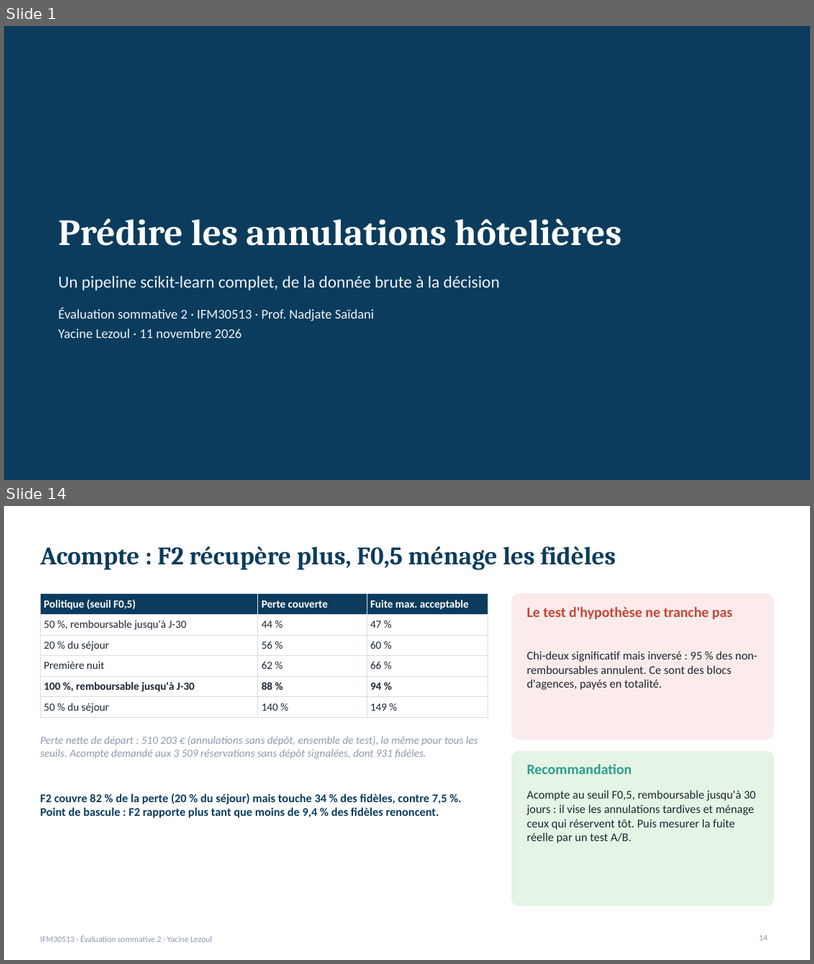
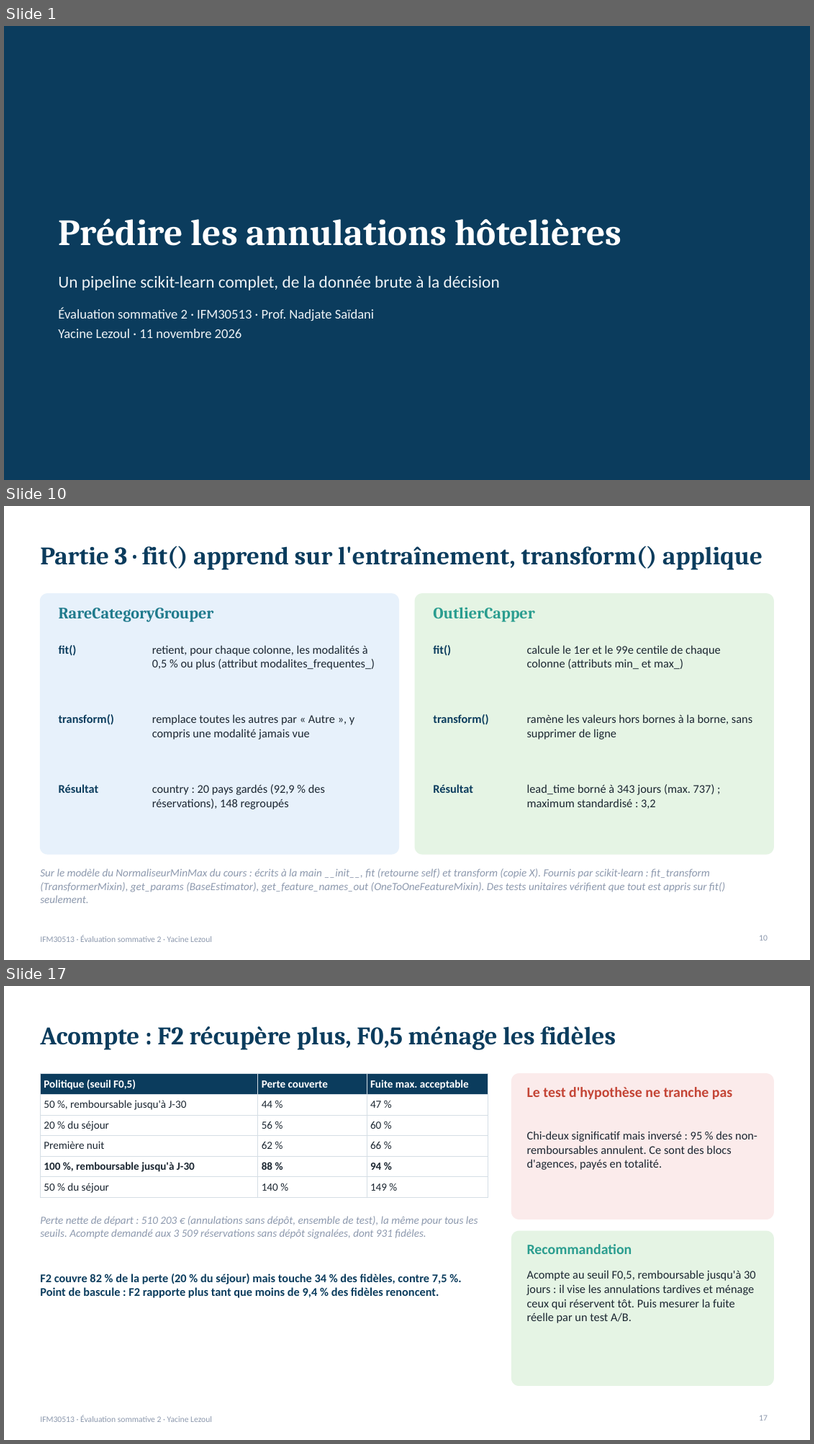
Before and after one commit to lezoul/hotel-cancellation-pipeline, a slide deck: reports/presentation_annulations.pptx. Shown one above the other, each under a label of ours: slides 1 and 14 before the commit, slides 1, 10 and 17 after it; the slides between them are not shown. The pictures are 814x964 and 814x1444 pixels, drawn with LibreOffice and Linux fonts; fonts in the diff are those of the drawing. Boxes give left, top, right and bottom in pixels: in the first picture for what was removed or moved away, otherwise in the second. Text is boxed around its words. In the diff, an @@ line names an element or a change of style, - is before the commit and + after.

```diff
--- a/reports/presentation_annulations.pptx
+++ b/reports/presentation_annulations.pptx
@@ slide 10 added at (4,506,810,960), background #FFFFFF; not listed: 1 template element that a slide beside it also shows @@
@@ title added at (40,546,763,569), 30 pt, text #0B3C5D, bold @@
+Partie 3 · fit() apprend sur l'entraînement, transform() applique
@@ rounded rectangle added at (40,594,399,854), fill #E7F1FB, outline #E7F1FB 1 pt @@
@@ text added at (59,608,214,622), 19 pt, text #1F7A8C, bold @@
+RareCategoryGrouper
@@ rounded rectangle added at (415,594,774,854), fill #E5F4E4, outline #E5F4E4 1 pt @@
@@ text added at (433,607,535,622), 19 pt, text #2A9D8F, bold @@
+OutlierCapper
@@ text added at (59,645,77,656), 14 pt, text #0B3C5D, bold @@
+fit()
@@ text added at (152,645,375,669), 14 pt, text #1B2631 @@
+retient, pour chaque colonne, les modalités à 0,5 % ou plus (attribut modalites_frequentes_)
@@ text added at (433,645,451,656), 14 pt, text #0B3C5D, bold @@
+fit()
@@ text added at (527,645,721,669), 14 pt, text #1B2631 @@
+calcule le 1er et le 99e centile de chaque colonne (attributs min_ et max_)
@@ text added at (59,714,114,725), 14 pt, text #0B3C5D, bold @@
+transform()
@@ text added at (152,714,355,739), 14 pt, text #1B2631 @@
+remplace toutes les autres par « Autre », y compris une modalité jamais vue
@@ text added at (433,714,489,725), 14 pt, text #0B3C5D, bold @@
+transform()
@@ text added at (527,714,753,739), 14 pt, text #1B2631 @@
+ramène les valeurs hors bornes à la borne, sans supprimer de ligne
@@ text added at (59,784,99,793), 14 pt, text #0B3C5D, bold @@
+Résultat
@@ text added at (152,784,325,809), 14 pt, text #1B2631 @@
+country : 20 pays gardés (92,9 % des réservations), 148 regroupés
@@ text added at (433,784,473,793), 14 pt, text #0B3C5D, bold @@
+Résultat
@@ text added at (527,784,715,808), 14 pt, text #1B2631 @@
+lead_time borné à 343 jours (max. 737) ; maximum standardisé : 3,2
@@ text added at (40,868,725,903), 13 pt, text #8D99AE, italic @@
+Sur le modèle du NormaliseurMinMax du cours : écrits à la main __init__, fit (retourne self) et transform (copie X). Fournis par scikit-learn : fit_transform (TransformerMixin), get_params (BaseEstimator), get_feature_names_out (OneToOneFeatureMixin). Des tests unitaires vérifient que tout est appris sur fit() seulement.
@@ page number added at (759,934,768,940), 10 pt, text #8D99AE @@
+10
@@ what was slide 14 is now slide 17 @@
@@ page number at (759,1414,768,1420): text changed @@
-14
+17
```
Also in this commit, not shown: 7 slides changed, 8 other slides added, 6 slides removed, 1 other file.
